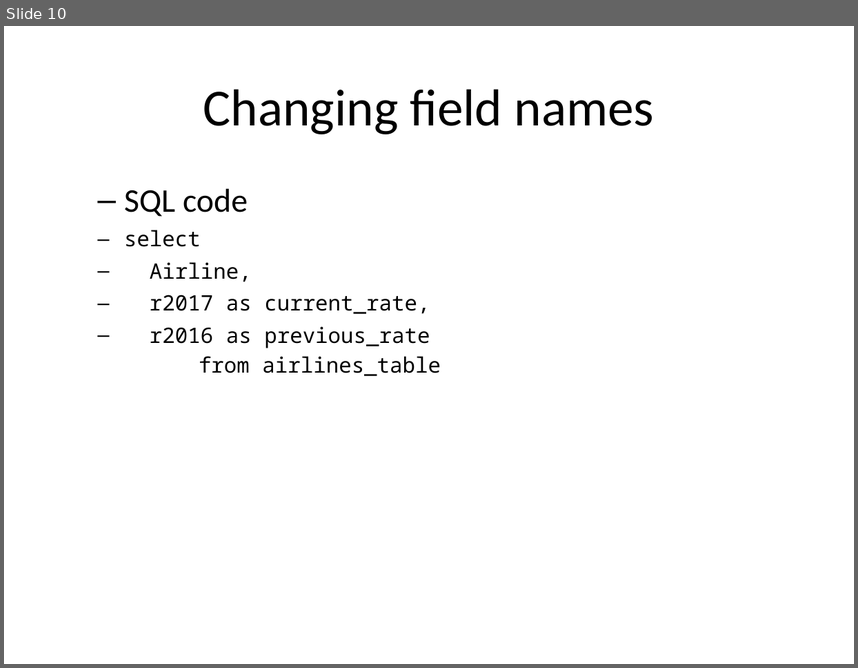
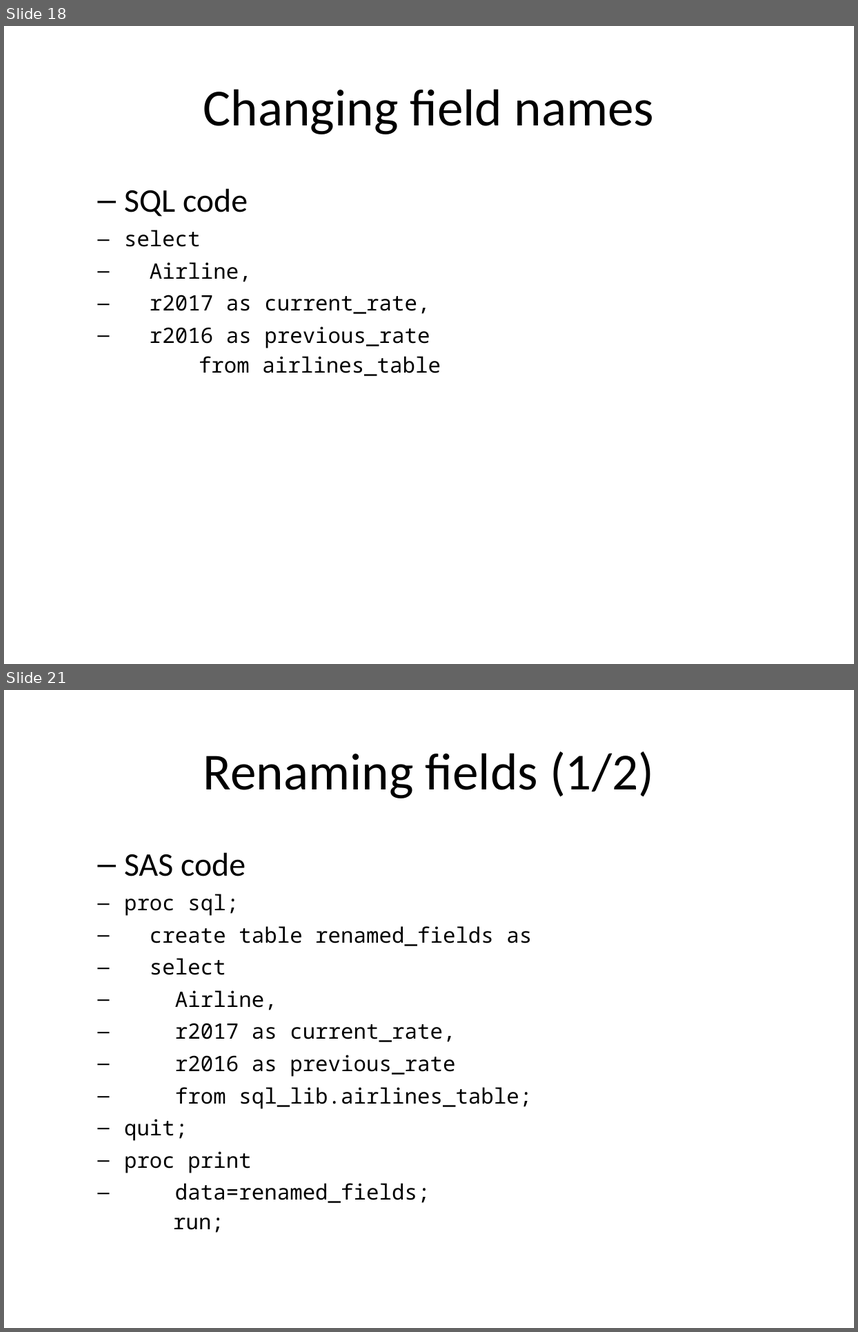
Before and after one commit to pmean/introduction-to-sql, a slide deck: src/select.pptx. Shown one above the other, each under a label of ours: slide 10 before the commit, slides 18 and 21 after it; the slides between them are not shown. The pictures are 858x668 and 858x1332 pixels, drawn with LibreOffice and Linux fonts; fonts in the diff are those of the drawing. Boxes give left, top, right and bottom in pixels: in the first picture for what was removed or moved away, otherwise in the second. Text is boxed around its words. In the diff, an @@ line names an element or a change of style, - is before the commit and + after.

```diff
--- a/src/select.pptx
+++ b/src/select.pptx
@@ slide 21 added at <box>4,690,854,1328</box>, background #FFFFFF @@
@@ title added at <box>203,751,654,798</box>, 44 pt, text #000000 @@
+Renaming fields (1/2)
@@ text added at <box>124,852,532,1232</box>, 18 pt, text #000000 @@
+  – SAS code
+proc sql;
+create table renamed_fields as
+select
+Airline,
+r2017 as current_rate,
+r2016 as previous_rate
+from sql_lib.airlines_table;
+quit;
+proc print
+data=renamed_fields;
+run;
@@ what was slide 10 is now slide 18 @@
```
Also in this commit, not shown: 8 slides changed, 11 other slides added, 1 slide removed, 17 other files.
